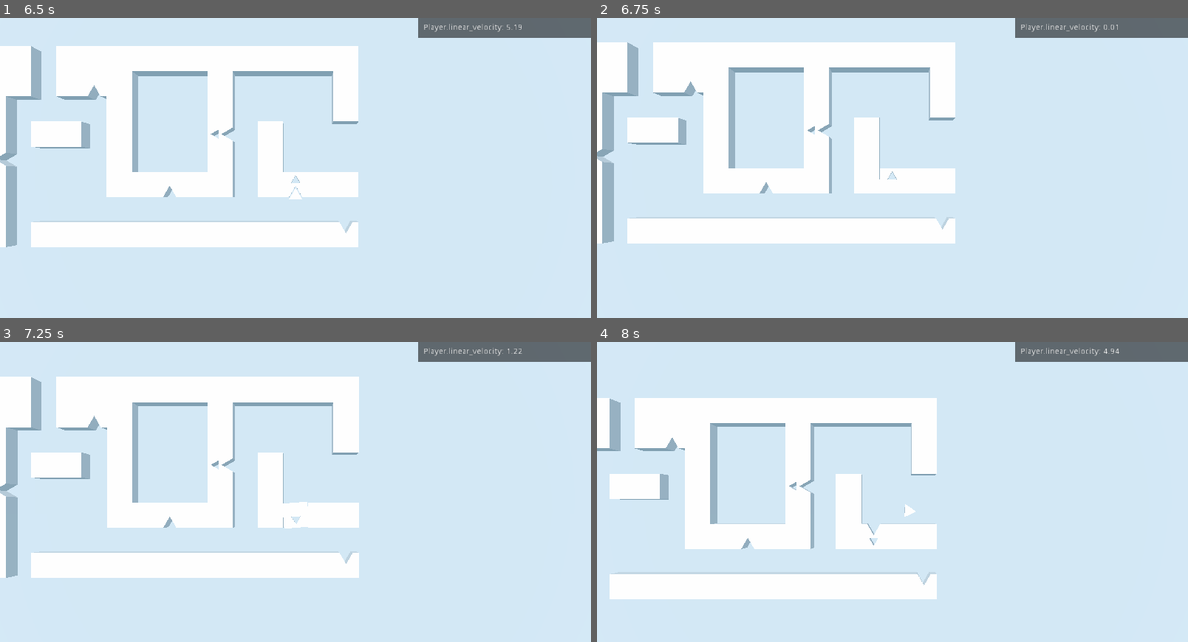
Above: before the commit, frames 1-4 (two rows, left to right).
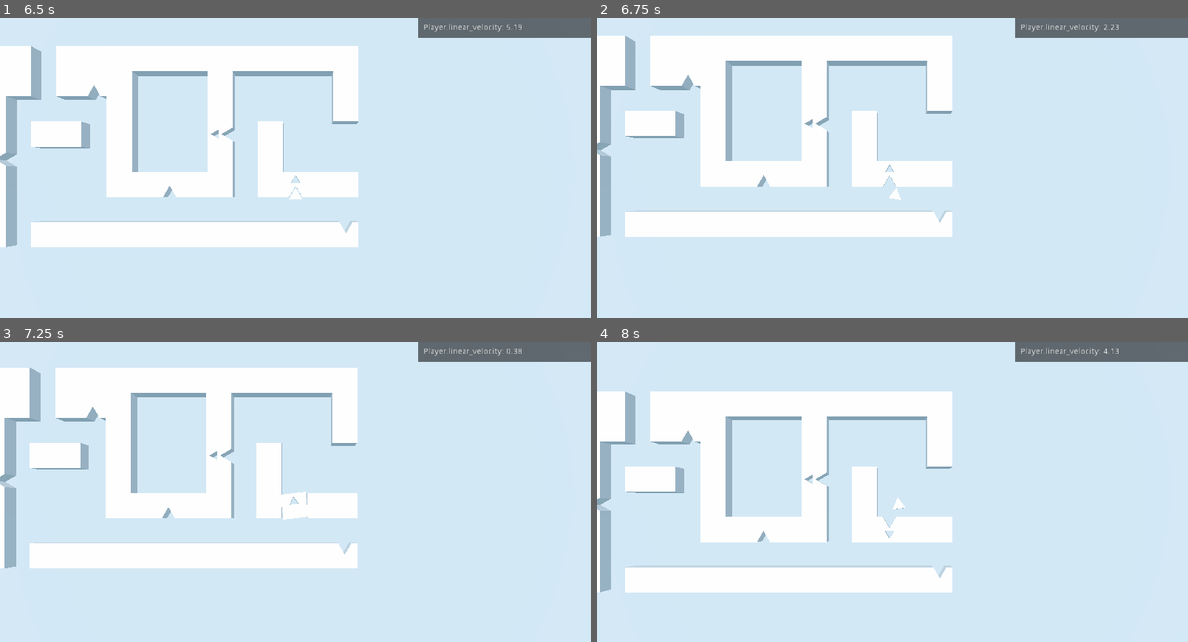
Above: after the commit, the same moments.

Repository: winston-yallow/primitives
Game: Godot game, scene res://levels/00_Test.tscn
The game is run twice, just before and just after one commit, with the same random seed, the same clock (stepped at 60 frames per second) and the same inputs.
Inputs:
- Up to frame 1 (6.5 s): tap Enter at 0.5 s; hold D (game_right) 0.53-1.28 s; hold Space (reappear) 0.53-1.28 s; hold S (game_backward) 1.28-2.03 s; tap Backspace every 1.5 s from 1.35 to 5.85 s; hold D (game_right) 2.03-2.78 s; hold Space (reappear) 2.03-2.78 s; hold W (game_forward) 2.78-3.53 s; hold Space (reappear) 3.53-4.28 s; hold A (game_left) 3.53-5.03 s; hold S (game_backward) 5.03-5.78 s; hold Space (reappear) 5.03-5.78 s; hold D (game_right) from 5.78 s (still down)
- Up to frame 2 (6.75 s): release D (game_right) at 6.53 s; hold W (game_forward) from 6.53 s (still down); hold Space (reappear) from 6.53 s (still down)
- Up to frame 3 (7.25 s): keep holding W (game_forward); keep holding Space (reappear)
- Up to frame 4 (8 s): release W (game_forward) at 7.28 s; release Space (reappear) at 7.28 s; hold D (game_right) from 7.28 s (still down); tap Backspace at 7.35 s

Frame 1 is identical in both runs. In frame 2, 10% of the frame differs, in the area x 0-89%, y 2-76%; in frame 3, 12%; in frame 4, 17%, in the area x 0-89%, y 2-86%.

Commit message:
Prevent reatachment directly after release

Diff:
--- a/game/player/Player.gd
+++ b/game/player/Player.gd
@@ -93,8 +93,9 @@
 
         state.add_central_force(force)
 
-        for spot in detected_spots:
-            var detach_direction: Vector3 = spot.global_transform.basis.z
+        for i in range(detected_spots.size()):
+            var spot: MagneticPlayerSpot = detected_spots[i]
+            var detach_direction := spot.global_transform.basis.z
             var angle := last_input_direction.angle_to(detach_direction)
             if angle > attach_angle:
                 current_state = STATE.TRANSITION_IN
@@ -106,6 +107,7 @@
                     transition_src.origin
                 )
                 detach_requested = false
+                detected_spots.remove(i)  # Prevent reatachment directly after release
                 break
 
     elif current_state == STATE.TRANSITION_IN:
